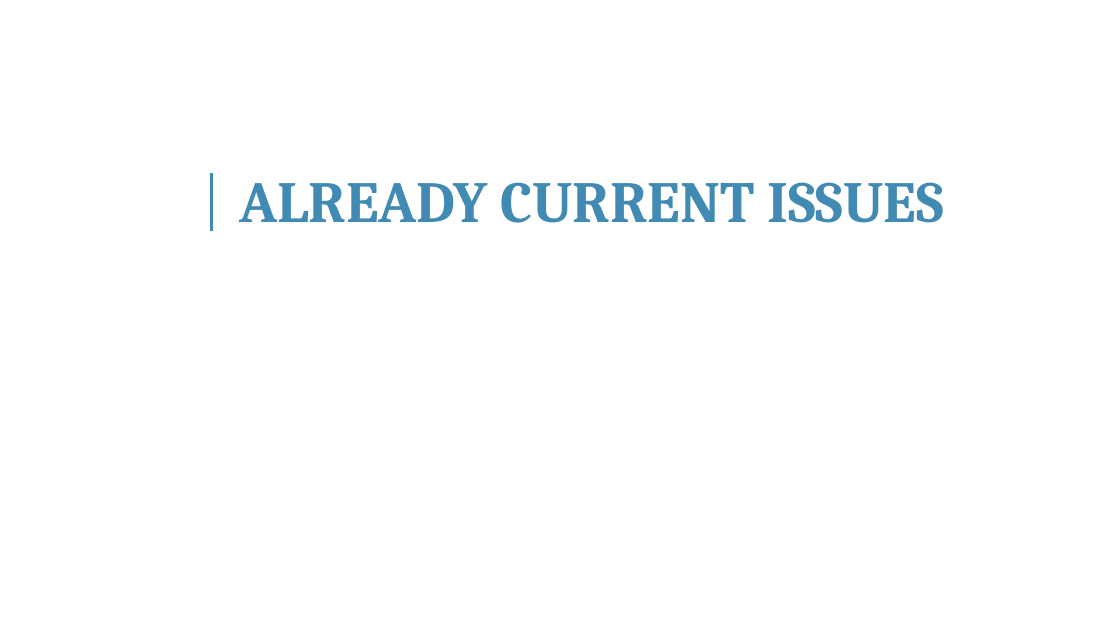
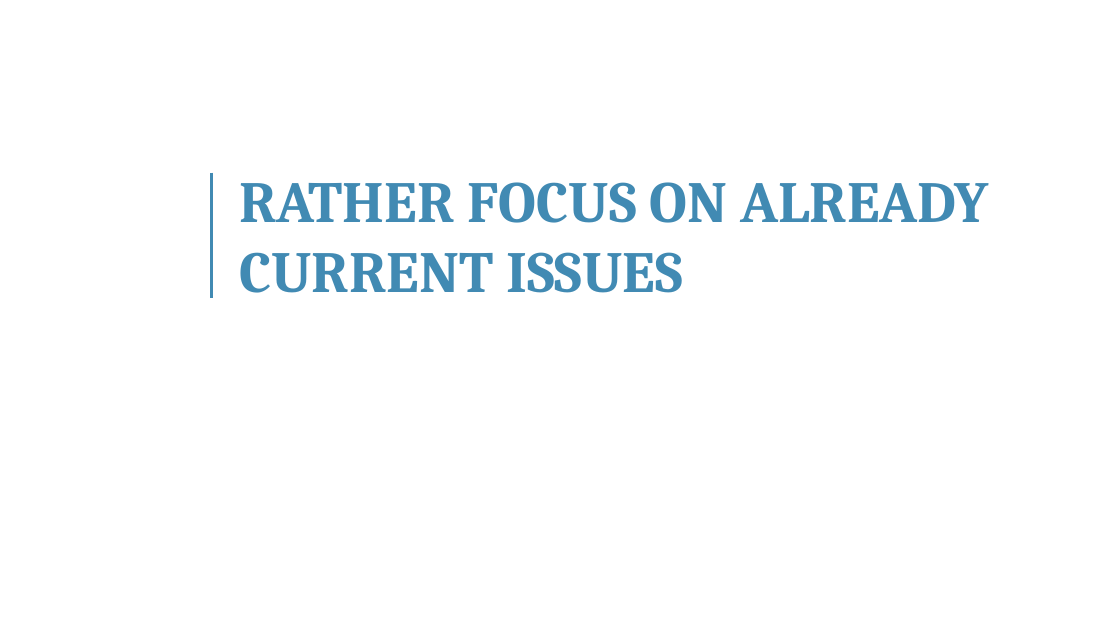
Before and after one commit to franckalbinet/itu-eaco-zanzibar-12-2018, a slide deck: slide 8 of presentations/session-6-ethics-of-ai.pptx. Drawn at 1120x630 pixels with LibreOffice and Linux fonts; fonts in the diff are those of the drawing; background and template pictures are left out. Boxes give left, top, right and bottom in pixels: in the first picture for what was removed or moved away, otherwise in the second. Text is boxed around its words. In the diff, an @@ line names an element or a change of style, - is before the commit and + after.

```diff
--- a/presentations/session-6-ethics-of-ai.pptx
+++ b/presentations/session-6-ethics-of-ai.pptx
@@ line moved from (212, 173) - (212, 231) to (212, 173) - (212, 298) @@
@@ text at <box>239,182,988,293</box>: text changed @@
-ALREADY CURRENT ISSUES
+RATHER FOCUS ON ALREADY CURRENT ISSUES
```
Also in this commit, not shown: 2 other slides changed, 4 slides added, 1 slide removed, 3 other files.
